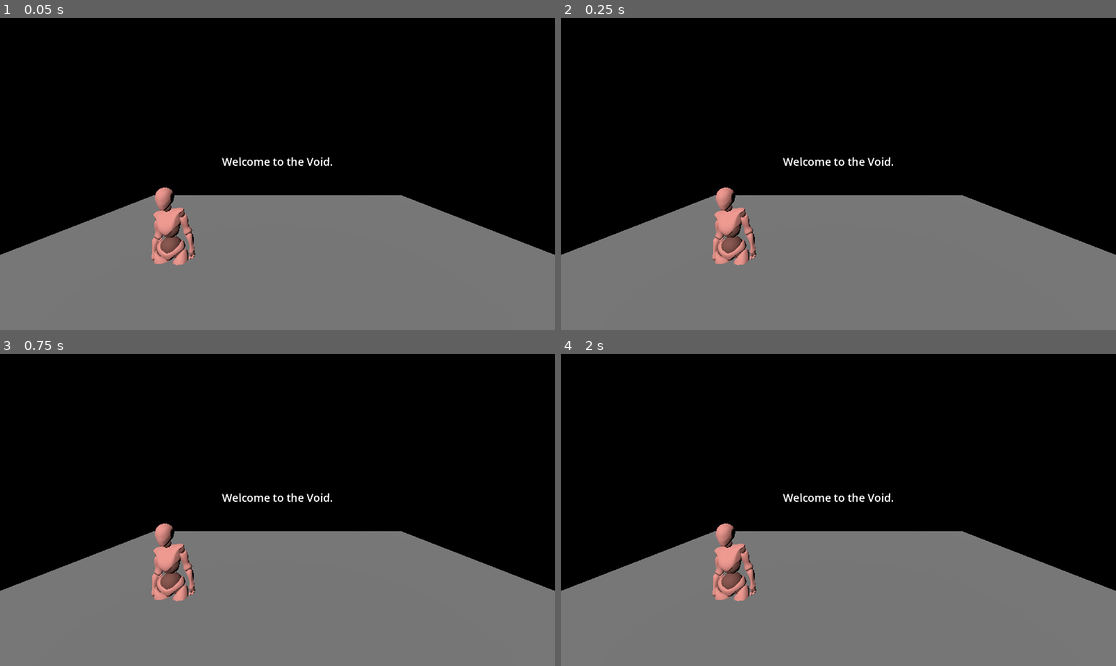
Above: before the commit, frames 1-4 (two rows, left to right).
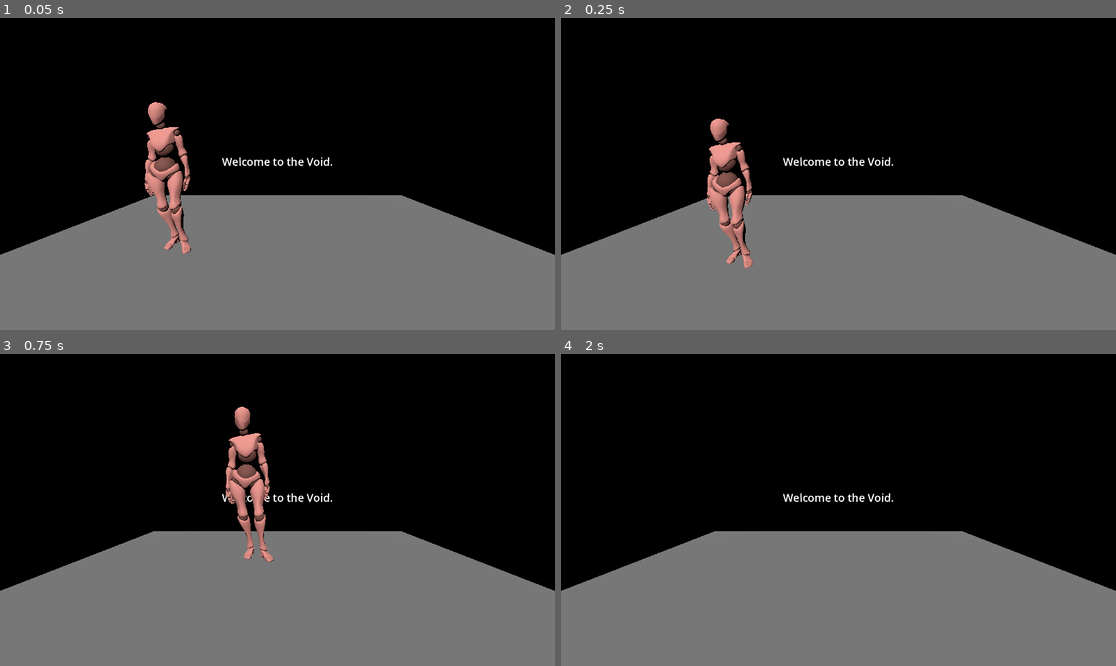
Above: after the commit, the same moments.

Repository: DeanLemans/My-3D-project
Game: Godot game, scene res://scenes/main.tscn
Same seed, same stepped clock (60 frames per second), same inputs: the game is played once before the commit and once after it.
Inputs:
- Up to frame 1 (0.05 s): no input
- Up to frame 2 (0.25 s): no input
- Up to frame 3 (0.75 s): tap Enter at 0.5 s; hold D (right, bound only after the commit) from 0.53 s (still down); tap Space (jump, bound only after the commit) at 0.6 s
- Up to frame 4 (2 s): tap Space (jump, bound only after the commit) at 0.77, 1.07, 1.35, 1.52, 1.82 s; release D (right, bound only after the commit) at 1.28 s; hold Down (down, bound only after the commit) from 1.28 s (still down)

The runs differ from the first frame. In frame 1, 2.8% of the frame differs, in the area x 26-36%, y 26-80%; in frame 2, 2.5%; in frame 3, 3.3%, in the area x 27-50%, y 16-80%; in frame 4, 1.3%.

Commit message:
updated input action and basic movement

Diff:
--- a/project.godot
+++ b/project.godot
@@ -14,3 +14,36 @@
 run/main_scene="res://scenes/main.tscn"
 config/features=PackedStringArray("4.3", "Forward Plus")
 config/icon="res://icon.svg"
+
+[input]
+
+up={
+"deadzone": 0.5,
+"events": [Object(InputEventKey,"resource_local_to_scene":false,"resource_name":"","device":-1,"window_id":0,"alt_pressed":false,"shift_pressed":false,"ctrl_pressed":false,"meta_pressed":false,"pressed":false,"keycode":0,"physical_keycode":87,"key_label":0,"unicode":119,"location":0,"echo":false,"script":null)
+, Object(InputEventKey,"resource_local_to_scene":false,"resource_name":"","device":-1,"window_id":0,"alt_pressed":false,"shift_pressed":false,"ctrl_pressed":false,"meta_pressed":false,"pressed":false,"keycode":0,"physical_keycode":4194320,"key_label":0,"unicode":0,"location":0,"echo":false,"script":null)
+]
+}
+down={
+"deadzone": 0.5,
+"events": [Object(InputEventKey,"resource_local_to_scene":false,"resource_name":"","device":-1,"window_id":0,"alt_pressed":false,"shift_pressed":false,"ctrl_pressed":false,"meta_pressed":false,"pressed":false,"keycode":0,"physical_keycode":4194322,"key_label":0,"unicode":0,"location":0,"echo":false,"script":null)
+, Object(InputEventKey,"resource_local_to_scene":false,"resource_name":"","device":-1,"window_id":0,"alt_pressed":false,"shift_pressed":false,"ctrl_pressed":false,"meta_pressed":false,"pressed":false,"keycode":0,"physical_keycode":83,"key_label":0,"unicode":115,"location":0,"echo":false,"script":null)
+]
+}
+left={
+"deadzone": 0.5,
+"events": [Object(InputEventKey,"resource_local_to_scene":false,"resource_name":"","device":-1,"window_id":0,"alt_pressed":false,"shift_pressed":false,"ctrl_pressed":false,"meta_pressed":false,"pressed":false,"keycode":0,"physical_keycode":65,"key_label":0,"unicode":97,"location":0,"echo":false,"script":null)
+, Object(InputEventKey,"resource_local_to_scene":false,"resource_name":"","device":-1,"window_id":0,"alt_pressed":false,"shift_pressed":false,"ctrl_pressed":false,"meta_pressed":false,"pressed":false,"keycode":0,"physical_keycode":4194319,"key_label":0,"unicode":0,"location":0,"echo":false,"script":null)
+]
+}
+right={
+"deadzone": 0.5,
+"events": [Object(InputEventKey,"resource_local_to_scene":false,"resource_name":"","device":-1,"window_id":0,"alt_pressed":false,"shift_pressed":false,"ctrl_pressed":false,"meta_pressed":false,"pressed":false,"keycode":0,"physical_keycode":68,"key_label":0,"unicode":100,"location":0,"echo":false,"script":null)
+, Object(InputEventKey,"resource_local_to_scene":false,"resource_name":"","device":-1,"window_id":0,"alt_pressed":false,"shift_pressed":false,"ctrl_pressed":false,"meta_pressed":false,"pressed":false,"keycode":0,"physical_keycode":4194321,"key_label":0,"unicode":0,"location":0,"echo":false,"script":null)
+]
+}
+jump={
+"deadzone": 0.5,
+"events": [Object(InputEventKey,"resource_local_to_scene":false,"resource_name":"","device":-1,"window_id":0,"alt_pressed":false,"shift_pressed":false,"ctrl_pressed":false,"meta_pressed":false,"pressed":false,"keycode":0,"physical_keycode":32,"key_label":0,"unicode":32,"location":0,"echo":false,"script":null)
+, Object(InputEventKey,"resource_local_to_scene":false,"resource_name":"","device":-1,"window_id":0,"alt_pressed":false,"shift_pressed":false,"ctrl_pressed":false,"meta_pressed":false,"pressed":false,"keycode":0,"physical_keycode":88,"key_label":0,"unicode":120,"location":0,"echo":false,"script":null)
+]
+}
--- /dev/null
+++ b/scenes/player.gd
@@ -0,0 +1,28 @@
+extends CharacterBody3D
+
+
+const SPEED = 5.0
+const JUMP_VELOCITY = 4.5
+
+
+func _physics_process(delta: float) -> void:
+	# Add the gravity.
+	if not is_on_floor():
+		velocity += get_gravity() * delta
+
+	# Handle jump.
+	if Input.is_action_just_pressed("jump") and is_on_floor():
+		velocity.y = JUMP_VELOCITY
+
+	# Get the input direction and handle the movement/deceleration.
+	# As good practice, you should replace UI actions with custom gameplay actions.
+	var input_dir := Input.get_vector("left", "right", "up", "down")
+	var direction := (transform.basis * Vector3(input_dir.x, 0, input_dir.y)).normalized()
+	if direction:
+		velocity.x = direction.x * SPEED
+		velocity.z = direction.z * SPEED
+	else:
+		velocity.x = move_toward(velocity.x, 0, SPEED)
+		velocity.z = move_toward(velocity.z, 0, SPEED)
+
+	move_and_slide()
--- a/scenes/player.tscn
+++ b/scenes/player.tscn
@@ -1,18 +1,18 @@
-[gd_scene load_steps=3 format=3 uid="uid://bmsbjukegeilc"]
+[gd_scene load_steps=4 format=3 uid="uid://bmsbjukegeilc"]
 
 [ext_resource type="PackedScene" uid="uid://bdq6ajic6fjrf" path="res://models/mixamo_base.glb" id="1_1dwwk"]
+[ext_resource type="Script" path="res://scenes/player.gd" id="1_i6kym"]
 
-[sub_resource type="CylinderShape3D" id="CylinderShape3D_1t8bw"]
-height = 1.5
+[sub_resource type="CylinderShape3D" id="CylinderShape3D_3awnc"]
 radius = 0.3
 
 [node name="player" type="CharacterBody3D"]
-transform = Transform3D(1, 0, 0, 0, 1, 0, 0, 0, 1, 0, 1, 0)
+script = ExtResource("1_i6kym")
 
 [node name="CollisionShape3D" type="CollisionShape3D" parent="."]
-shape = SubResource("CylinderShape3D_1t8bw")
+transform = Transform3D(1, 0, 0, 0, 1, 0, 0, 0, 1, 0, 1, 0)
+shape = SubResource("CylinderShape3D_3awnc")
 
 [node name="Node3D" type="Node3D" parent="."]
-transform = Transform3D(1, 0, 0, 0, 1, 0, 0, 0, 1, 0, -1.02267, 0)
 
 [node name="mixamo_base" parent="Node3D" instance=ExtResource("1_1dwwk")]
